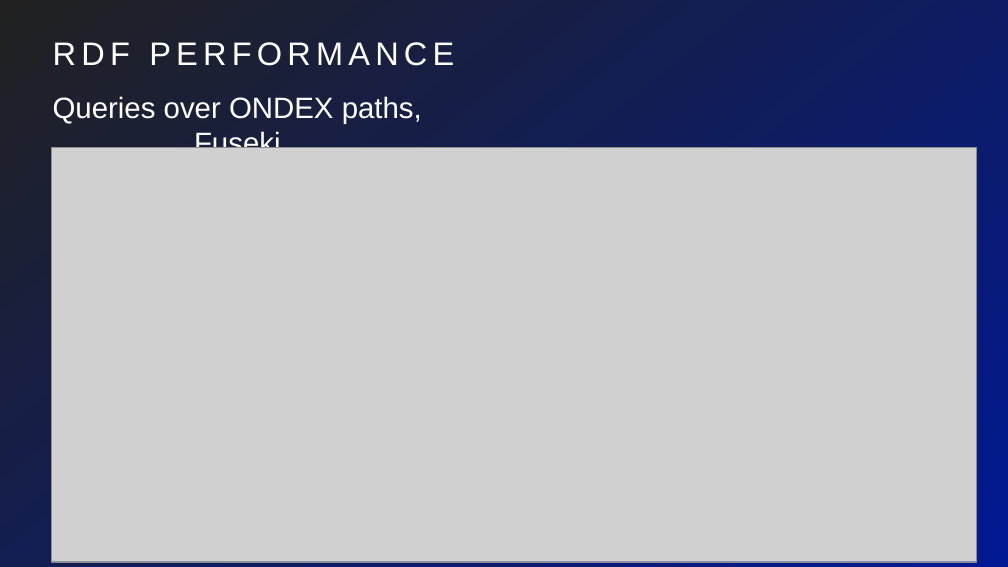
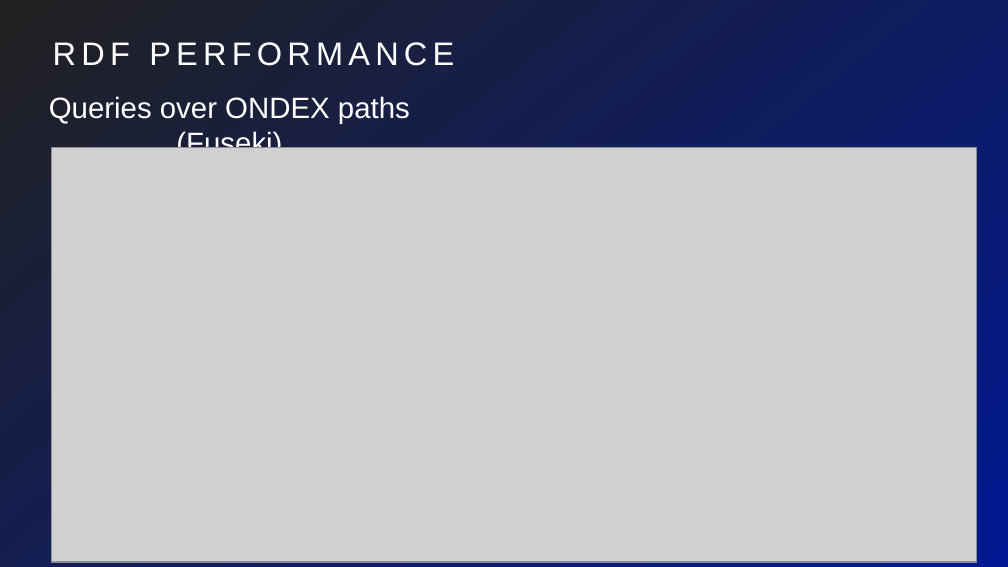
Before and after one commit to marco-brandizi/odx_neo4j_converter_test, a slide deck: slide 13 of test_report/ondex_graphdb_eval.pptx. Drawn at 1008x567 pixels with LibreOffice and Linux fonts; fonts in the diff are those of the drawing; grey boxes stand for pictures. Boxes give left, top, right and bottom in pixels: in the first picture for what was removed or moved away, otherwise in the second. Text is boxed around its words. In the diff, an @@ line names an element or a change of style, - is before the commit and + after.

Commit message:
Adding WHERE paths considerations about Cypher.

```diff
--- a/test_report/ondex_graphdb_eval.pptx
+++ b/test_report/ondex_graphdb_eval.pptx
@@ text at bbox=[49, 96, 410, 148]: text changed @@
-Queries over ONDEX paths, Fuseki
+Queries over ONDEX paths (Fuseki)
```
Also in this commit, not shown: 16 other slides changed, 2 slides added, 2 other files.
